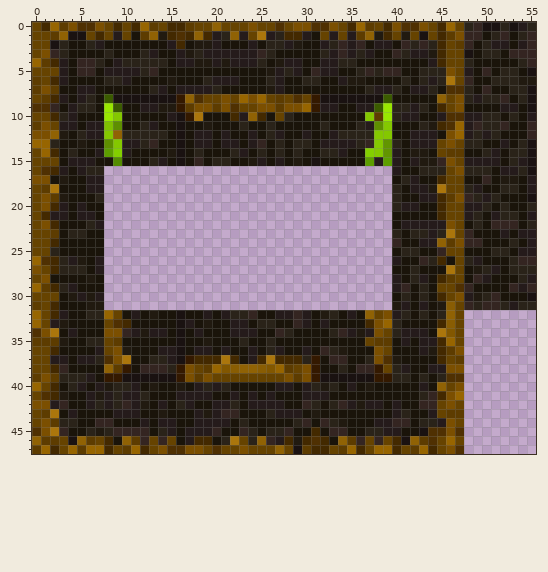
One commit to this pixel-art sprite: public/images/surfaces/dirt_to_coal.png. Above, as it was before the edit.
The file is 112x96 pixels, drawn in blocks of 2x2; one block is one cell here. Colours within 5 levels of each other are drawn and written as one.
Once edited:
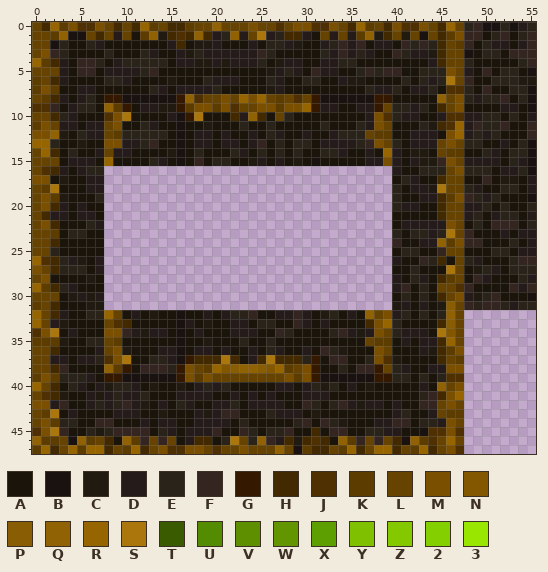
Palette (. is transparent): A #1a140a  B #1a1211  C #211a10  D #251b1b  E #2a2319  F #342521  G #341900  H #432900  J #4f3002  K #5d3c00  L #664300  M #7b4f00  N #825700  P #895d03  Q #906204  R #976500  S #ab760c  T #3b5b00  U #548c01  V #5e8f00  W #629500  X #5d9e00  Y #7fc000  Z #84c800  2 #83cf00  3 #99e700
From old to new:
y 8: x 8..9 TB -> GG; x 38..39 BT -> GG
y 9: x 8..10 3TA -> QKG; x 38..39 T3 -> GL
y 10: x 8..10 3ZA -> JMS; x 37..39 ZK3 -> DMJ
y 11: x 8..9 YV -> LM; x 38..39 VZ -> ML
y 12: x 8..9 ZQ -> LK; x 37..39 EZZ -> LKK
y 13: x 8..9 VZ -> MM; x 38..39 ZW -> ML
y 14: x 8..9 X2 -> LD; x 37..39 2ZW -> DAR
y 15: x 8..9 AU -> RA; x 37 X -> D; x 39 X -> M
